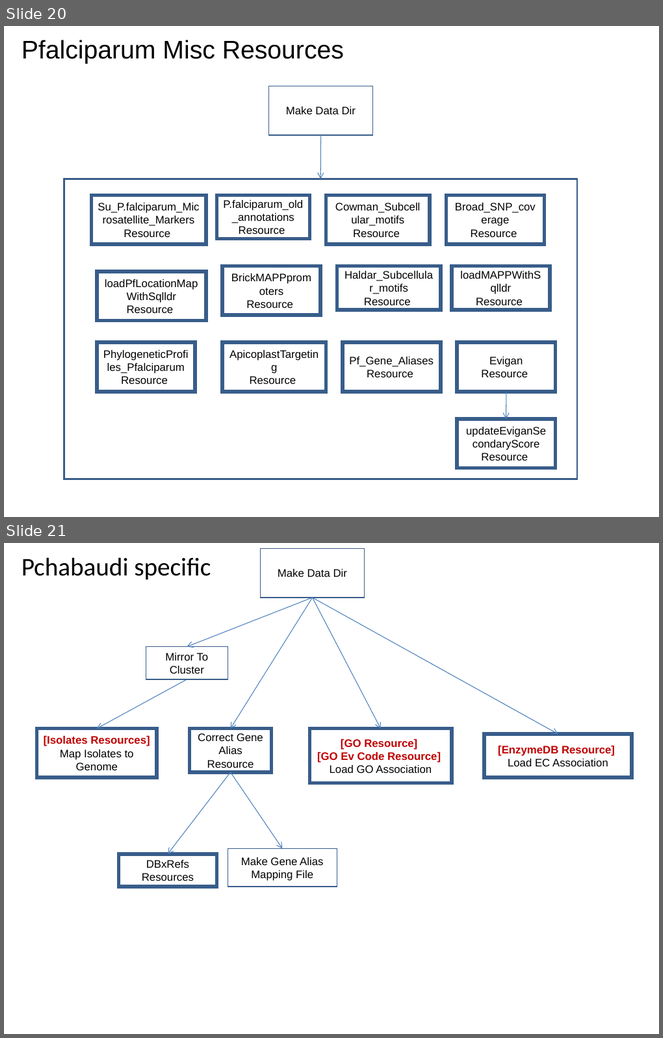
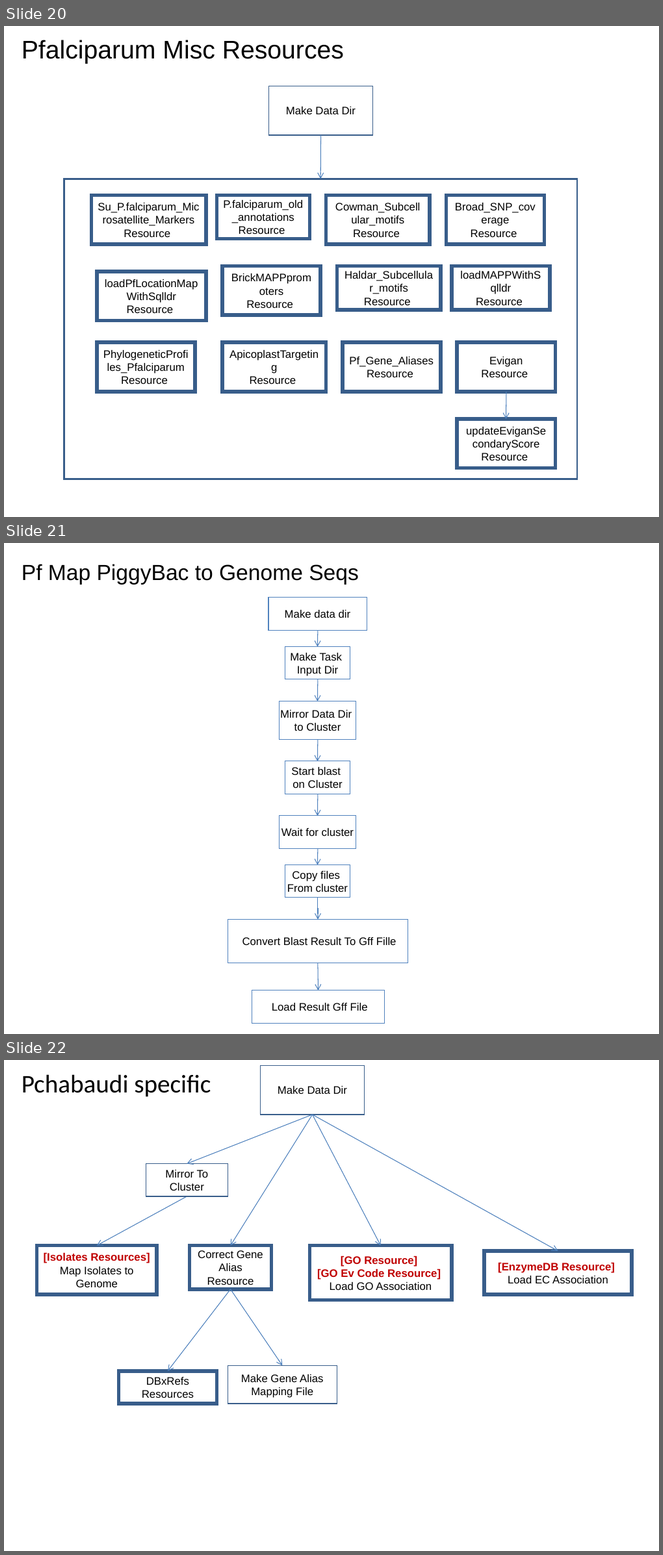
Before and after one commit to VEuPathDB/ApiCommonWorkflow, a slide deck: Main/doc/IntegratedWorkflow.ppt. Shown one above the other, each under a label of ours: slides 20 and 21 before the commit, slides 20, 21 and 22 after it. The pictures are 663x1038 and 663x1555 pixels, drawn with LibreOffice and Linux fonts; fonts in the diff are those of the drawing. Boxes give left, top, right and bottom in pixels: in the first picture for what was removed or moved away, otherwise in the second. Text is boxed around its words. In the diff, an @@ line names an element or a change of style, - is before the commit and + after.

Commit message:
add PiggyBac clones

```diff
--- a/Main/doc/IntegratedWorkflow.ppt
+++ b/Main/doc/IntegratedWorkflow.ppt
@@ slide 21 added at (4,543,659,1034), background #FFFFFF @@
@@ title added at (22,564,359,585), 24 pt, text #000000 @@
+Pf Map PiggyBac to Genome Seqs
@@ rectangle added at (269,598,367,630), outline #4F81BD 0.74 pt, 12 pt, text #000000 @@
+Make data dir
@@ arrow added from (318, 630) to (318, 647), #4F81BD 0.74 pt @@
@@ rectangle added at (285,646,350,679), outline #4F81BD 0.74 pt, 12 pt, text #000000 @@
+Make Task
+Input Dir
@@ arrow added from (318, 679) to (318, 702), #4F81BD 0.74 pt @@
@@ rectangle added at (279,702,356,739), outline #4F81BD 0.74 pt, 12 pt, text #000000 @@
+Mirror Data Dir
+to Cluster
@@ arrow added from (318, 739) to (318, 762), #4F81BD 0.74 pt @@
@@ rectangle added at (285,761,350,794), outline #4F81BD 0.74 pt, 12 pt, text #000000 @@
+Start blast
+on Cluster
@@ arrow added from (318, 794) to (318, 816), #4F81BD 0.74 pt @@
@@ rectangle added at (279,816,356,849), outline #4F81BD 0.74 pt, 12 pt, text #000000 @@
+Wait for cluster
@@ arrow added from (318, 849) to (318, 865), #4F81BD 0.74 pt @@
@@ rectangle added at (285,865,350,898), outline #4F81BD 0.74 pt, 12 pt, text #000000 @@
+Copy files
+From cluster
@@ elbow arrow added from (318, 898) to (318, 920), #4A7EBB 0.74 pt @@
@@ rectangle added at (228,920,408,964), outline #4F81BD 0.74 pt, 12 pt, text #000000 @@
+Convert Blast Result To Gff Fille
@@ arrow added from (318, 964) to (319, 990), #4A7EBB 0.74 pt @@
@@ rectangle added at (252,990,385,1023), outline #4F81BD 0.74 pt, 12 pt, text #000000 @@
+Load Result Gff File
@@ what was slide 21 is now slide 22 @@
```
Also in this commit, not shown: 1 slide changed, 4 other files.
